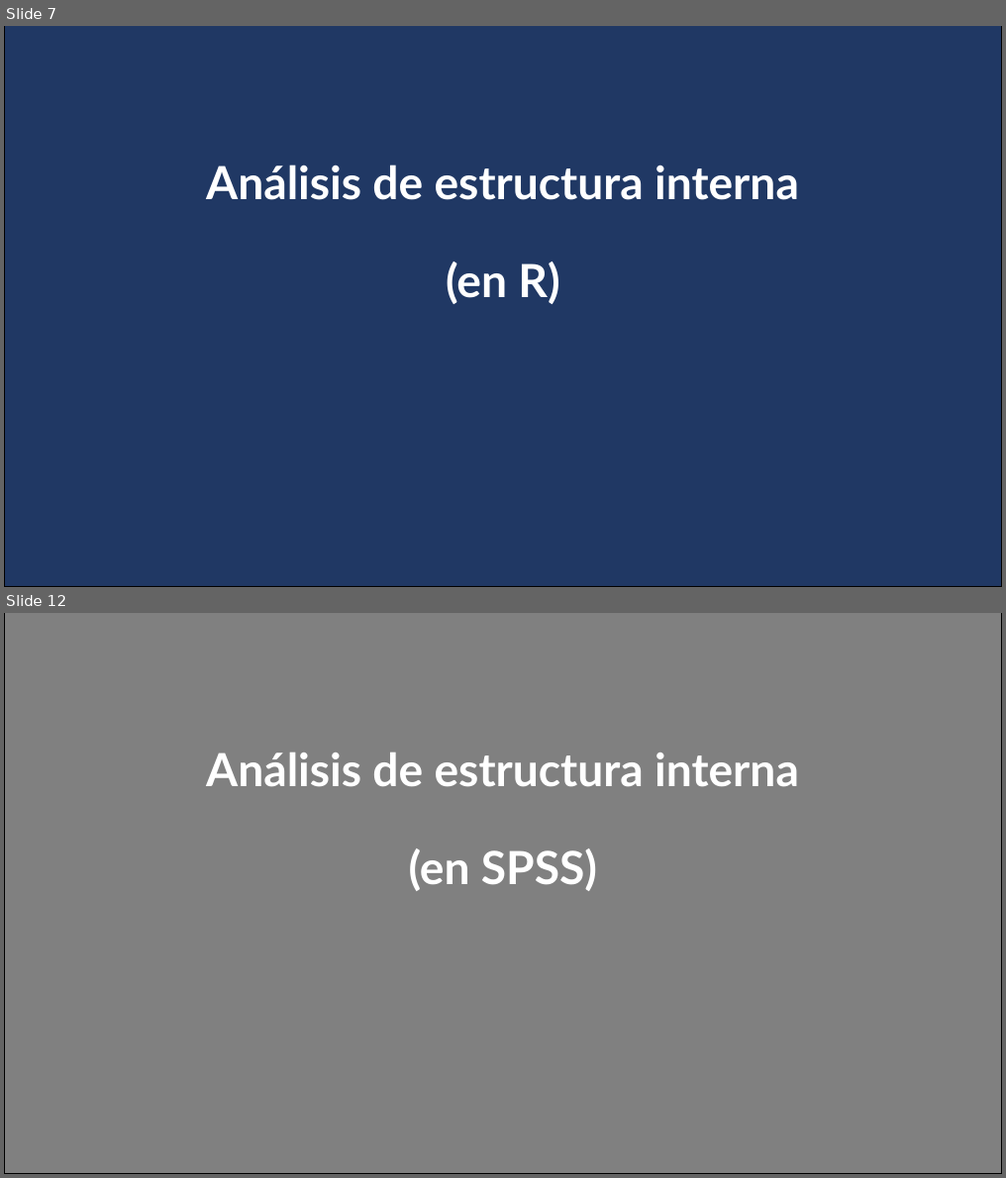
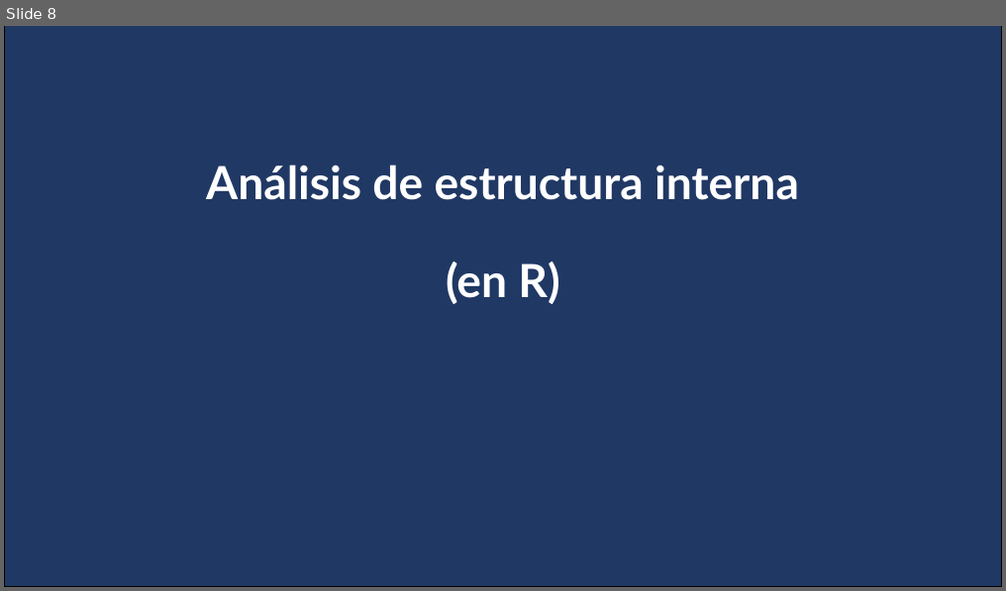
Before and after one commit to Adrifelcha/afchavez-019, a slide deck: RIMEDIE/Mat09_2015/Assessing the Model/Reporte_Resumen_Indices_TCT_AFC_AFE_MAT09.pptx. Shown one above the other, each under a label of ours: slides 7 and 12 before the commit, slide 8 after it; the slides between them are not shown. The pictures are 1006x1178 and 1006x591 pixels, drawn with LibreOffice and Linux fonts; fonts in the diff are those of the drawing. Boxes give left, top, right and bottom in pixels: in the first picture for what was removed or moved away, otherwise in the second. Text is boxed around its words. In the diff, an @@ line names an element or a change of style, - is before the commit and + after.

```diff
--- a/RIMEDIE/Mat09_2015/Assessing the Model/Reporte_Resumen_Indices_TCT_AFC_AFE_MAT09.pptx
+++ b/RIMEDIE/Mat09_2015/Assessing the Model/Reporte_Resumen_Indices_TCT_AFC_AFE_MAT09.pptx
@@ slide 12 removed at [4, 613, 1002, 1174], background #FFFFFF @@
@@ rectangle removed at [4, 613, 1002, 1174] @@
@@ text removed at [206, 753, 799, 891] @@
-Análisis de estructura interna
-(en SPSS)
@@ what was slide 7 is now slide 8 @@
```
Also in this commit, not shown: 1 slide changed, 13 slides added, 3 other slides removed, 4 other files.
